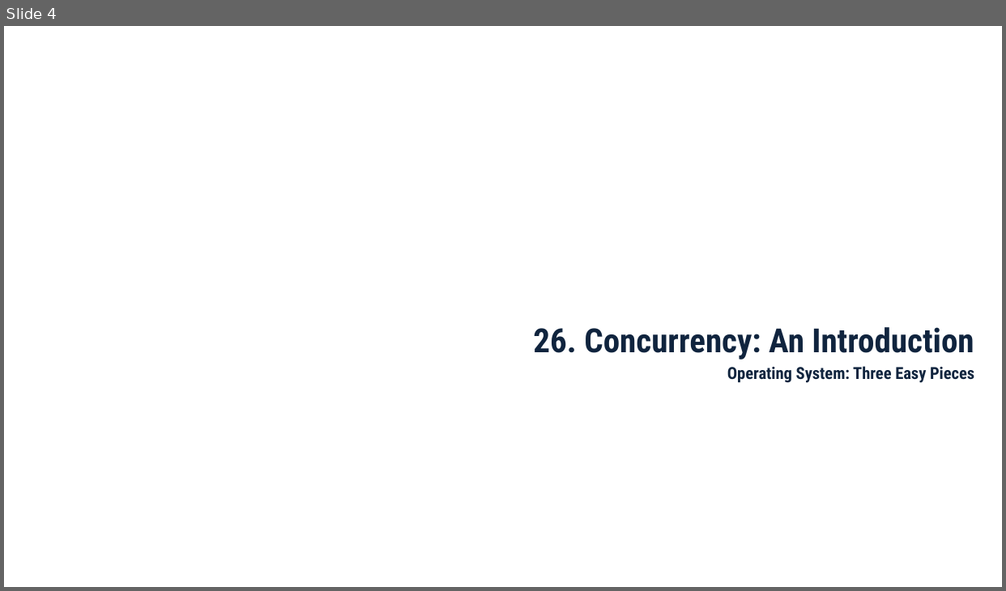
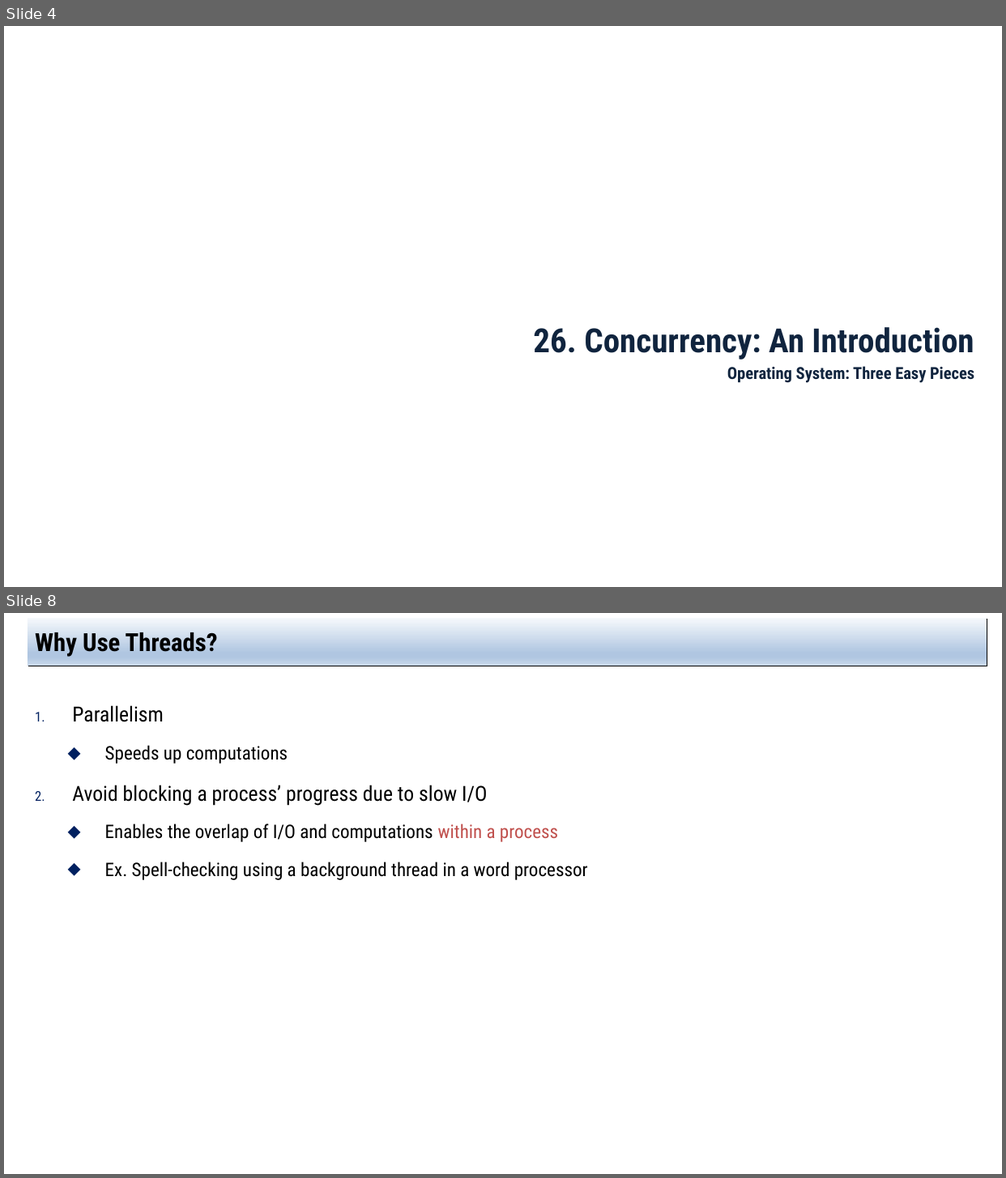
Before and after one commit to jachermocilla/extra-course-materials, a slide deck: cmsc125/ostep/slides/02.Concurrency/26.Concurrency_An_Introduction.pptx. Shown one above the other, each under a label of ours: slide 4 before the commit, slides 4 and 8 after it; the slides between them are not shown. The pictures are 1006x591 and 1006x1178 pixels, drawn with LibreOffice and Linux fonts; fonts in the diff are those of the drawing. Boxes give left, top, right and bottom in pixels: in the first picture for what was removed or moved away, otherwise in the second. Text is boxed around its words. In the diff, an @@ line names an element or a change of style, - is before the commit and + after.

```diff
--- a/cmsc125/ostep/slides/02.Concurrency/26.Concurrency_An_Introduction.pptx
+++ b/cmsc125/ostep/slides/02.Concurrency/26.Concurrency_An_Introduction.pptx
@@ slide 8 added at (x1=4, y1=613, x2=1002, y2=1174), background #FFFFFF @@
@@ title added at (x1=27, y1=618, x2=987, y2=666), fill gradient #F6F9FC to #B0C6E1 to #CAD9EB, 24 pt, text #000000, bold @@
+Why Use Threads?
@@ text added at (x1=72, y1=705, x2=588, y2=880), 18 pt, text #000000 @@
+1. Parallelism
+  ⬥ Speeds up computations
+2. Avoid blocking a process’ progress due to slow I/O
+  ⬥ Enables the overlap of I/O and computations within a process
+  ⬥ Ex. Spell-checking using a background thread in a word processor
```
Also in this commit, not shown: 6 slides changed, 8 other slides added, 3 other files.
